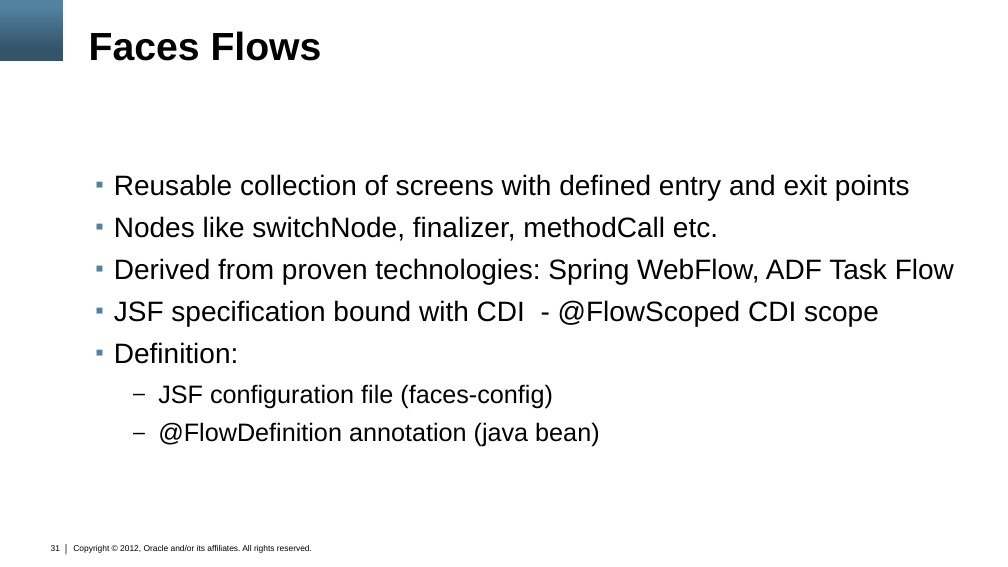
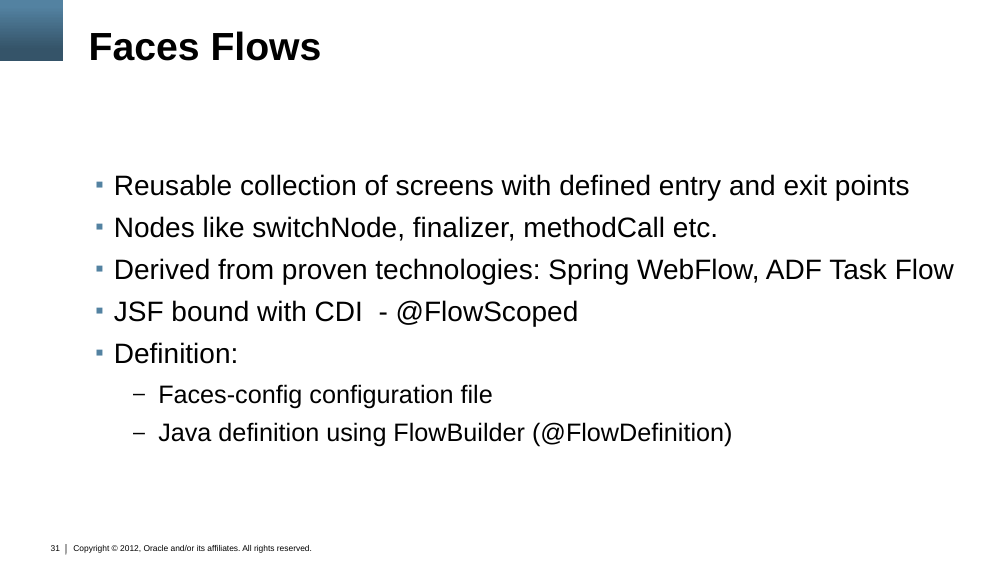
Before and after one commit to marfous/j1demo-pf, a slide deck: slide 31 of con3638.pptx. Drawn at 1008x567 pixels with LibreOffice and Linux fonts; fonts in the diff are those of the drawing; background and template pictures are left out. Boxes give left, top, right and bottom in pixels: in the first picture for what was removed or moved away, otherwise in the second. Text is boxed around its words. In the diff, an @@ line names an element or a change of style, - is before the commit and + after.

```diff
--- a/con3638.pptx
+++ b/con3638.pptx
@@ text at box(114, 300, 579, 327): text changed @@
-▪ JSF specification bound with CDI - @FlowScoped CDI scope
+▪ JSF bound with CDI - @FlowScoped
@@ text at box(158, 384, 732, 447): text changed @@
-  – JSF configuration file (faces-config)
-  – @FlowDefinition annotation (java bean)
+  – Faces-config configuration file
+  – Java definition using FlowBuilder (@FlowDefinition)
```
Also in this commit, not shown: 5 other slides changed.
